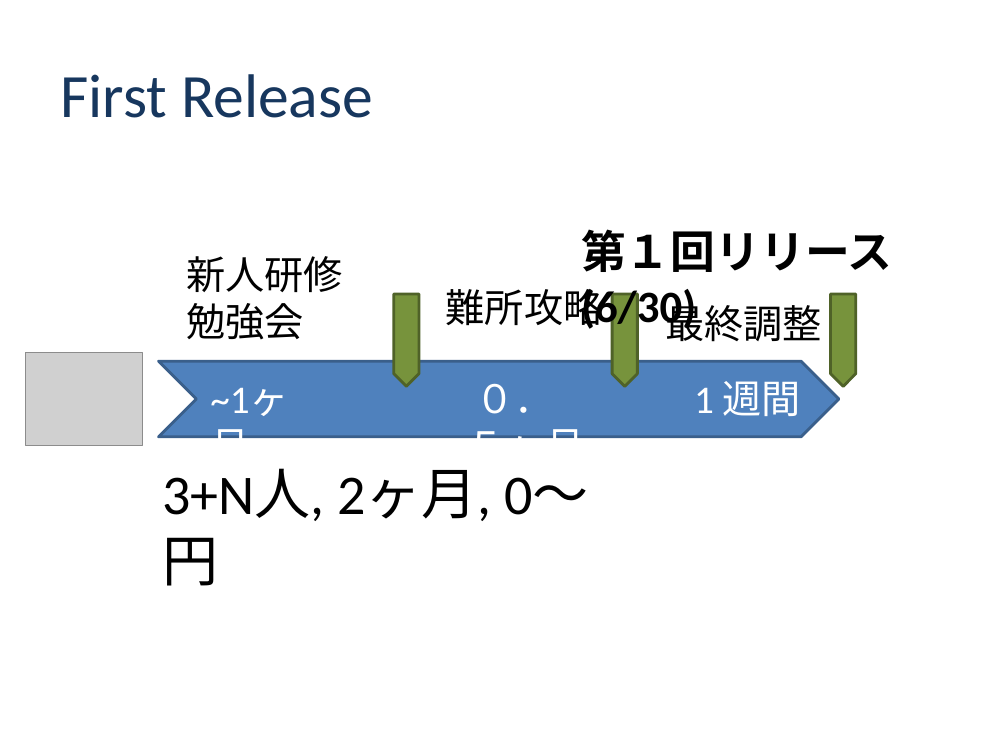
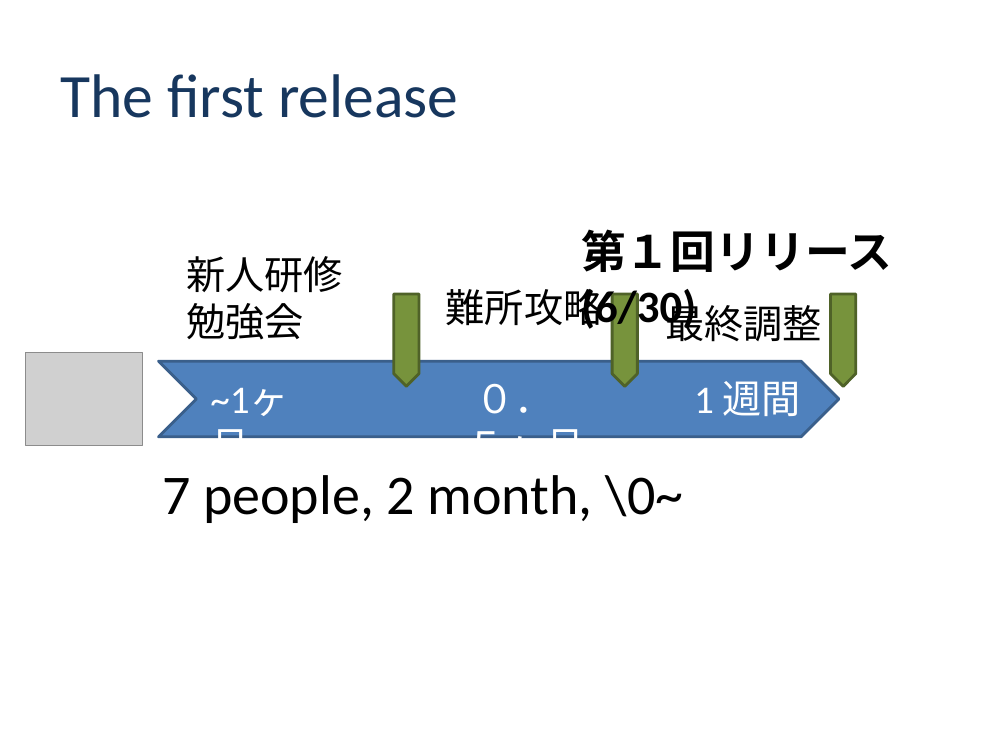
Before and after one commit to class-snct-rikitakelab/e-konbu2012, a slide deck: slide 13 of Inception Deck -E-konbu-.pptx (slide 12 before the commit). Drawn at 1008x756 pixels with LibreOffice and Linux fonts; fonts in the diff are those of the drawing; grey boxes stand for pictures; background and template pictures are left out. Boxes give left, top, right and bottom in pixels: in the first picture for what was removed or moved away, otherwise in the second. Text is boxed around its words. In the diff, an @@ line names an element or a change of style, - is before the commit and + after.

```diff
--- a/Inception Deck -E-konbu-.pptx
+++ b/Inception Deck -E-konbu-.pptx
@@ title at box(60, 74, 458, 118): text changed @@
-First Release
+The first release
@@ text at box(162, 475, 684, 523): text changed @@
-3+N人, 2ヶ月, 0～円
+7 people, 2 month, \0~
```
Also in this commit, not shown: 11 other slides changed, 1 slide added, 3 other files.
